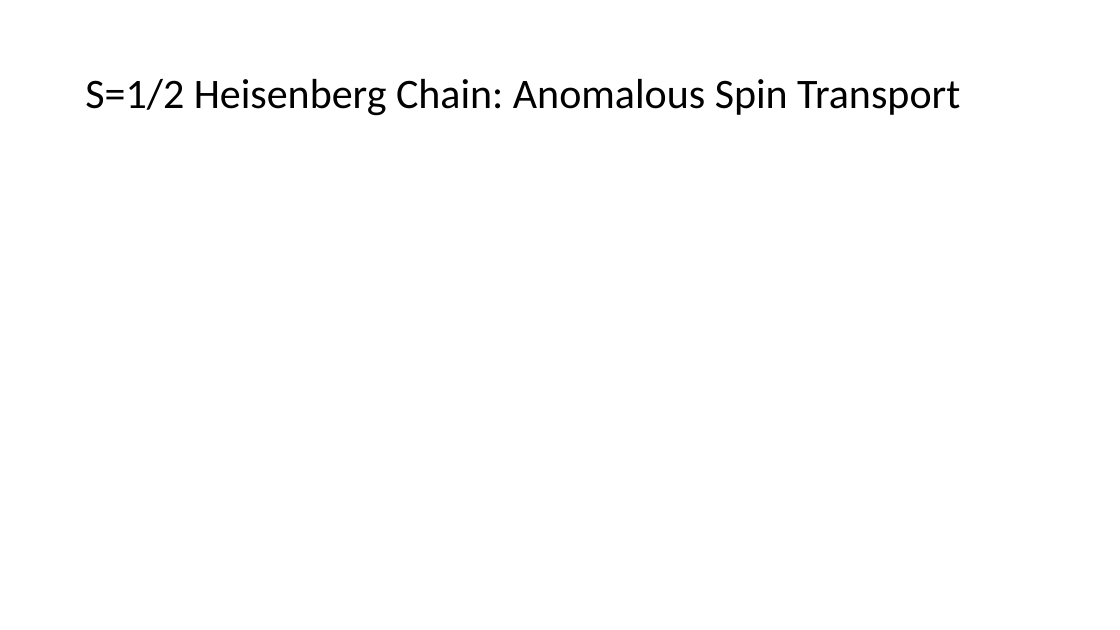
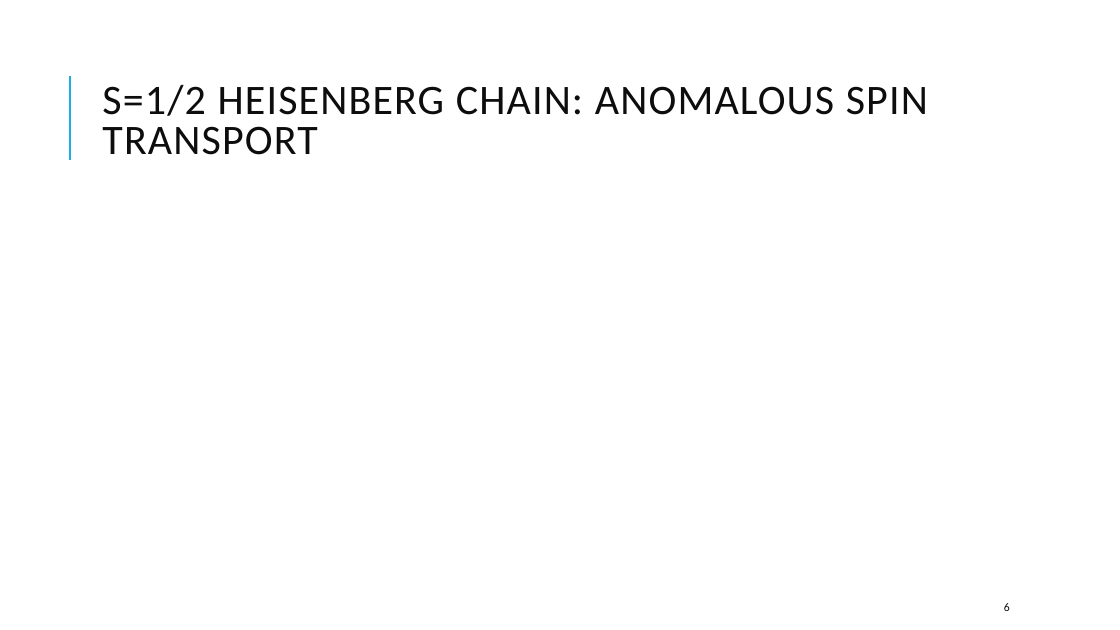
Before and after one commit to kwang0/KPZ-Project, a slide deck: slide 6 of EPiQS Presentation.pptx. Drawn at 1120x630 pixels with LibreOffice and Linux fonts; fonts in the diff are those of the drawing; grey boxes stand for pictures. Boxes give left, top, right and bottom in pixels: in the first picture for what was removed or moved away, otherwise in the second. Text is boxed around its words. In the diff, an @@ line names an element or a change of style, - is before the commit and + after.

```diff
--- a/EPiQS Presentation.pptx
+++ b/EPiQS Presentation.pptx
@@ line added from (70, 160) to (70, 76), #1CADE4 1.5 pt @@
@@ title at <box>102,85,928,155</box>: text changed; text colour #000000 to #0D0D0D @@
-S=1/2 Heisenberg Chain: Anomalous Spin Transport
+S=1/2 HEISENBERG CHAIN: ANOMALOUS SPIN TRANSPORT
@@ page number added at <box>1004,603,1010,611</box>, 10 pt, text #0D0D0D @@
+6
```
Also in this commit, not shown: 18 other slides changed, 3 slides added, 1 slide removed, 12 other files.
